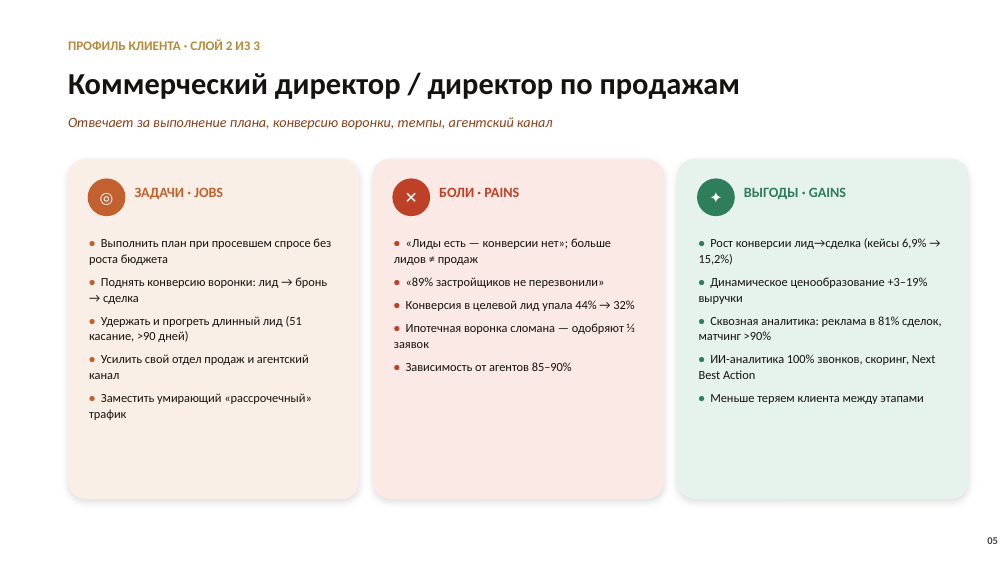
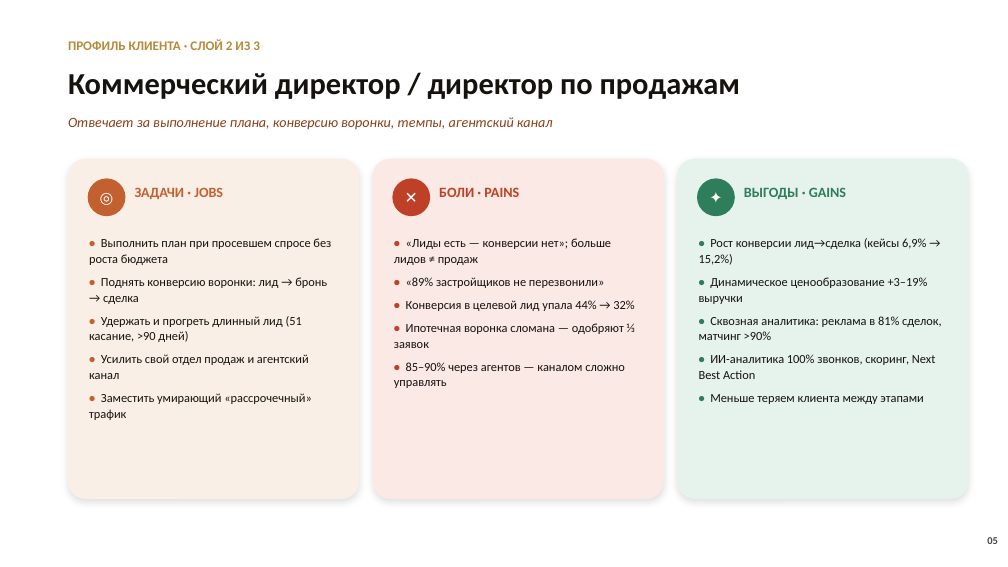
Before and after one commit to AleksandrSuchkov/vpc-buro-suchkov, a slide deck: slide 5 of VPC_презентация.pptx. Drawn at 1008x567 pixels with LibreOffice and Linux fonts; fonts in the diff are those of the drawing. Boxes give left, top, right and bottom in pixels: in the first picture for what was removed or moved away, otherwise in the second. Text is boxed around its words. In the diff, an @@ line names an element or a change of style, - is before the commit and + after.

```diff
--- a/VPC_презентация.pptx
+++ b/VPC_презентация.pptx
@@ text at bbox=[394, 362, 625, 388]: text changed @@
-• Зависимость от агентов 85–90%
+• 85–90% через агентов — каналом сложно управлять
```
Also in this commit, not shown: 1 other slide changed, 6 other files.
